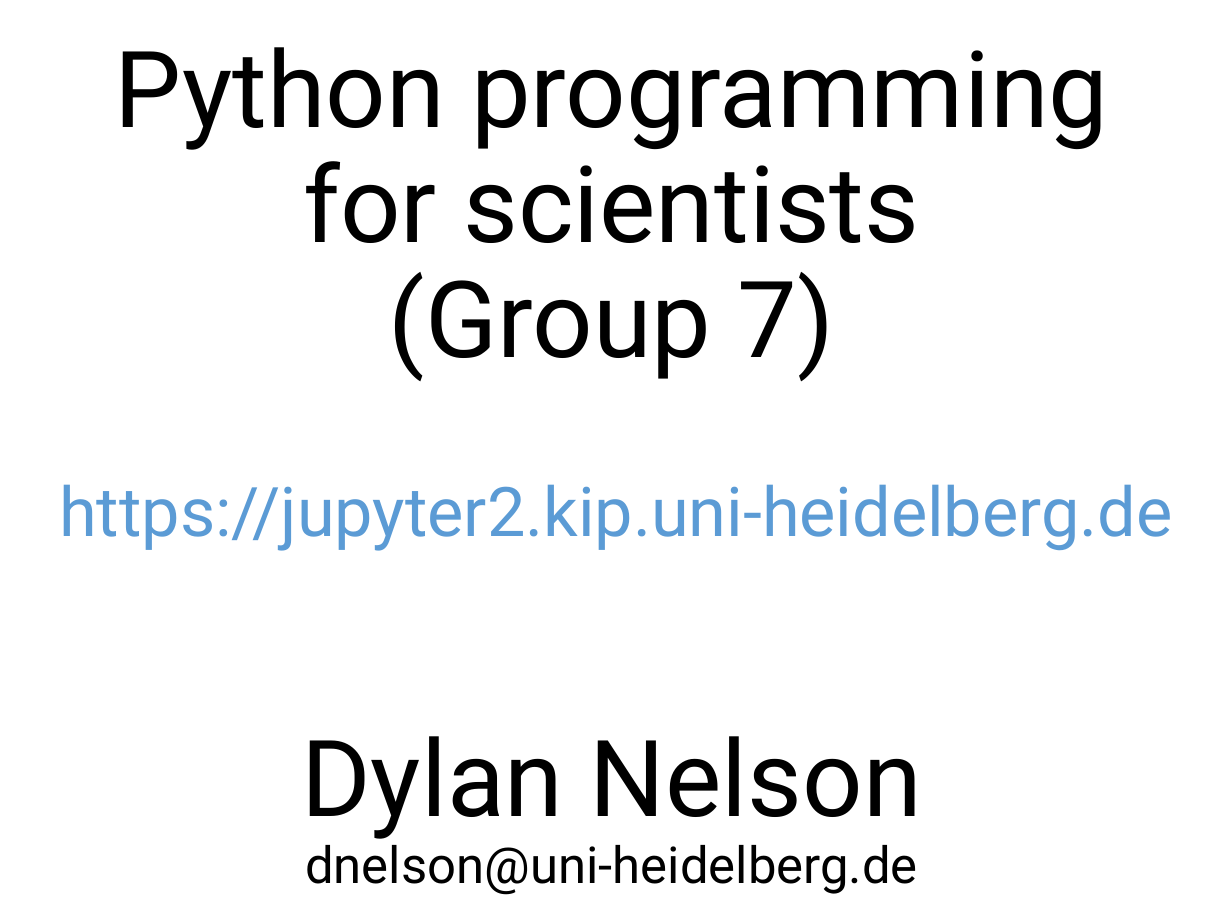
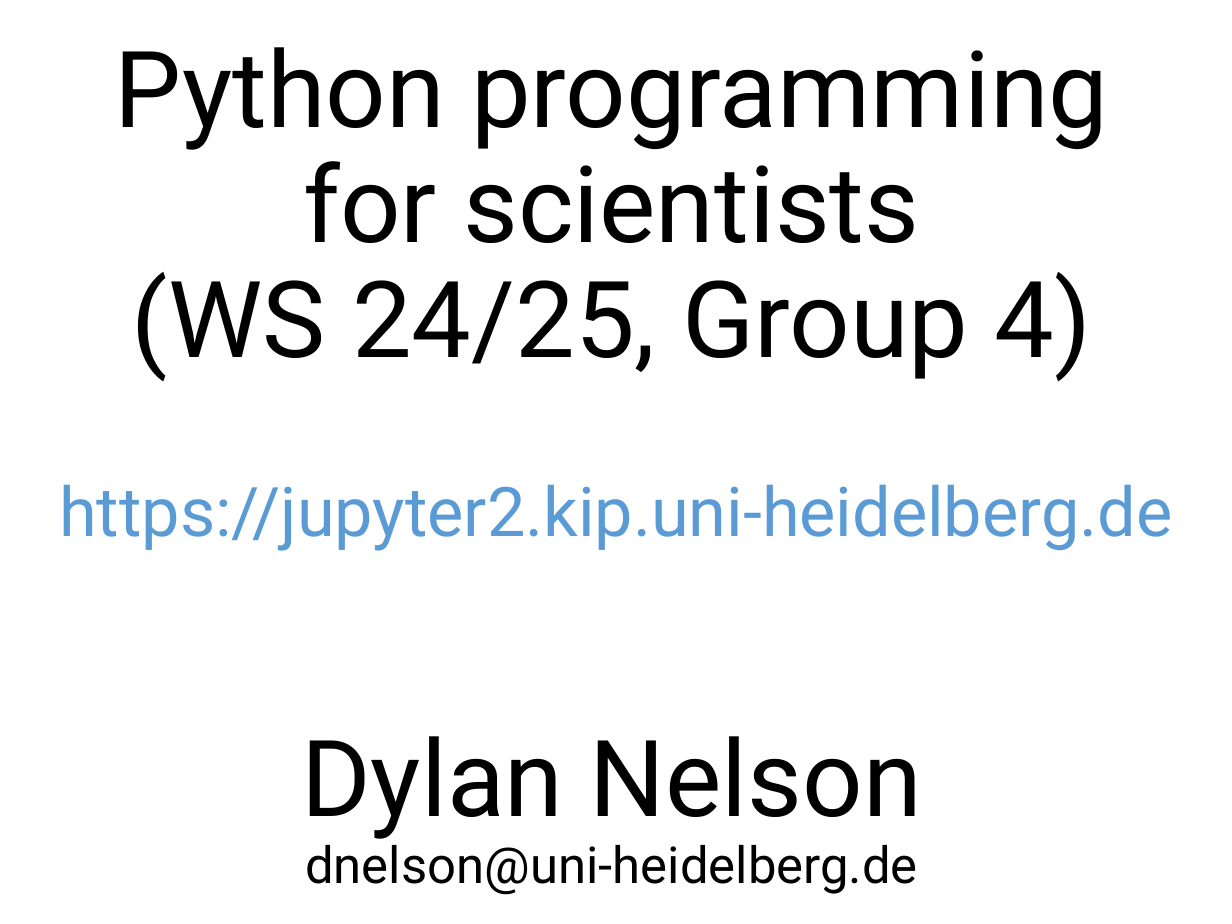
Before and after one commit to nelson-group/pycourse, a slide deck: slide 1 of intro.pptx. Drawn at 1232x924 pixels with LibreOffice and Linux fonts; fonts in the diff are those of the drawing. Boxes give left, top, right and bottom in pixels: in the first picture for what was removed or moved away, otherwise in the second. Text is boxed around its words. In the diff, an @@ line names an element or a change of style, - is before the commit and + after.

```diff
--- a/intro.pptx
+++ b/intro.pptx
@@ title at bbox=[114, 47, 1108, 895]: text changed @@
-Python programming for scientists
-(Group 7)
-Dylan Nelson
-dnelson@uni-heidelberg.de
+Python programming for scientists
+(WS 24/25, Group 4)
+Dylan Nelson
+dnelson@uni-heidelberg.de
```
Also in this commit, not shown: 1 other slide changed, 1 other file.
